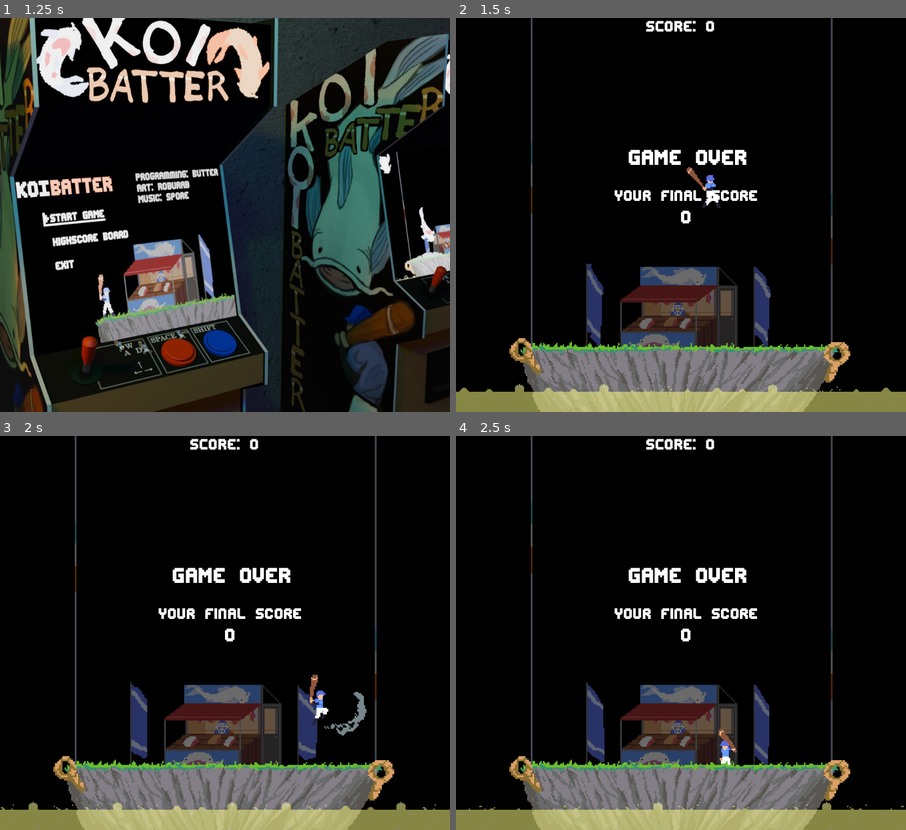
Above: before the commit, frames 1-4 (two rows, left to right).
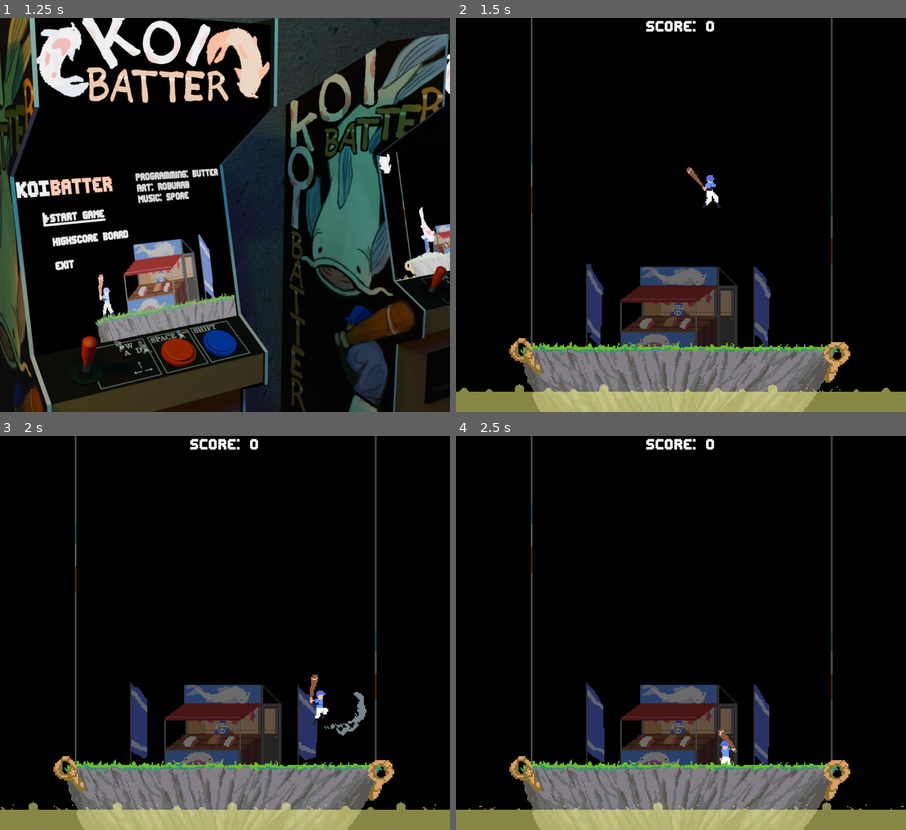
Above: after the commit, the same moments.

Repository: ButterM-40/Koi-Batter
Game: Godot game, scene res://Scenes/intro.tscn
Two runs of this game, one before a commit and one after it. Both use one fixed random seed, a clock stepped at 60 frames per second and the inputs below.
Inputs:
- Up to frame 1 (1.25 s): tap Enter at 0.5 s; hold D (Right) from 0.53 s (still down); tap Space (Hit) at 0.6 s; tap W (Jump) at 0.77 s
- Up to frame 2 (1.5 s): keep holding D (Right); tap Space (Hit) at 1.25, 1.35 s
- Up to frame 3 (2 s): keep holding D (Right); tap W (Jump) at 1.52 s
- Up to frame 4 (2.5 s): release D (Right) at 2.03 s; hold A (Left) from 2.03 s (still down); hold N (N) from 2.03 s (still down); tap Space (Hit) at 2.3 s

Frame 1 is identical in both runs. In frame 2, 1.2% of the frame differs, in the area x 35-67%, y 33-53%; in frame 3, 1.3%; in frame 4, 1.3%.

Commit message:
small fix
invisible text was visible

Diff:
--- a/Scenes/Game.tscn
+++ b/Scenes/Game.tscn
@@ -599,6 +599,7 @@
 script = ExtResource("9_bf53h")
 
 [node name="GameOver" type="RichTextLabel" parent="CanvasLayer" unique_id=1573698595]
+visible = false
 offset_left = 393.0
 offset_top = 290.0
 offset_right = 682.0
@@ -608,6 +609,7 @@
 text = "GAME OVER"
 
 [node name="YourScore" type="RichTextLabel" parent="CanvasLayer" unique_id=109817339]
+visible = false
 offset_left = 287.0
 offset_top = 385.0
 offset_right = 762.0
@@ -618,6 +620,7 @@
 horizontal_alignment = 1
 
 [node name="EndScore" type="RichTextLabel" parent="CanvasLayer" unique_id=954071265]
+visible = false
 offset_left = 80.0
 offset_top = 430.0
 offset_right = 969.0
--- a/Scenes/stadium.gd
+++ b/Scenes/stadium.gd
@@ -23,7 +23,10 @@
 			target._break()
 			$AnimationPlayer.play("shakingIsland")
 		if available.size() == 0:
+			$"../CanvasLayer/RichTextLabel".visible=false
 			$"../CanvasLayer/GameOver".visible = true
+			$"../CanvasLayer/YourScore".visible = true
+			$"../CanvasLayer/EndScore".visible = true
 			$AnimationPlayer.play("sinkingIsland")
 
 
